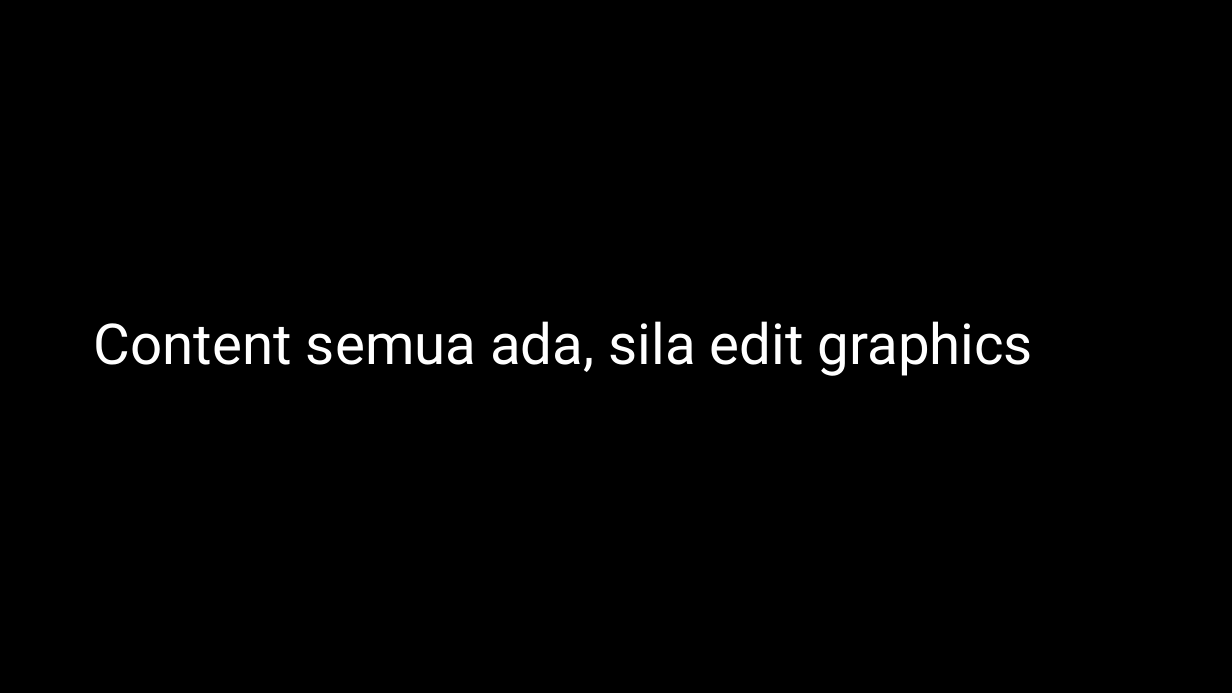
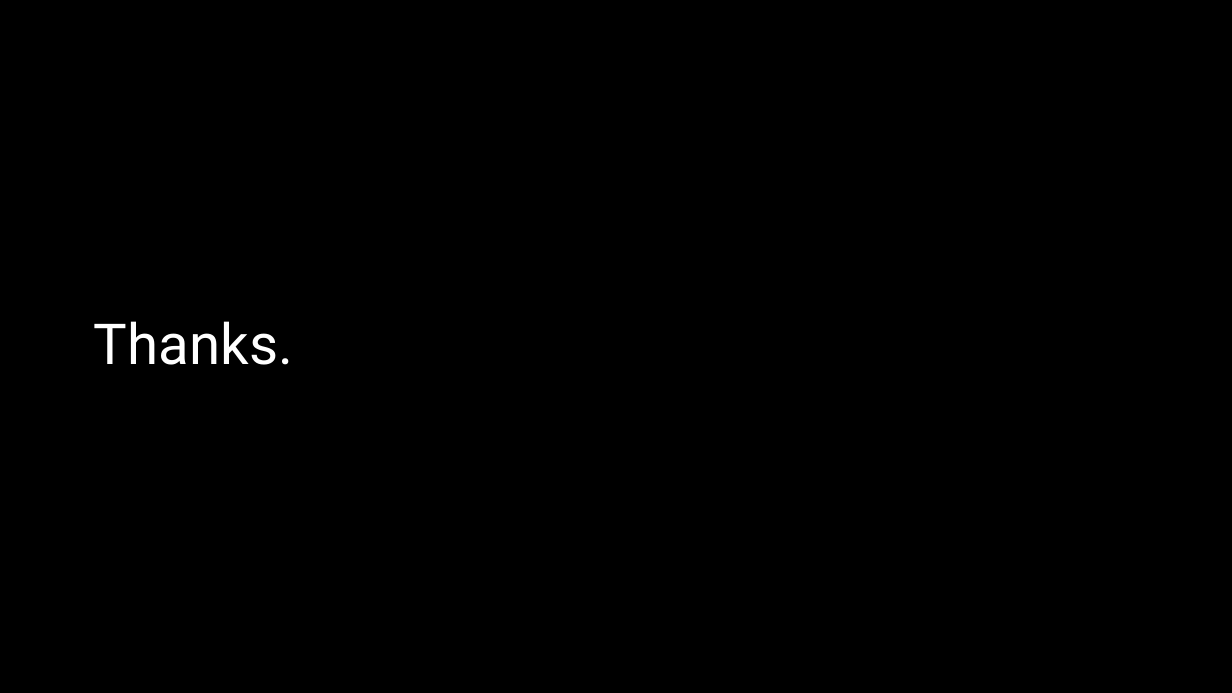
Before and after one commit to shafiqr-kmsw/matricphys, a slide deck: slide 93 of howtoreadbook/slides.pptx. Drawn at 1232x693 pixels with LibreOffice and Linux fonts; fonts in the diff are those of the drawing. Boxes give left, top, right and bottom in pixels: in the first picture for what was removed or moved away, otherwise in the second. Text is boxed around its words. In the diff, an @@ line names an element or a change of style, - is before the commit and + after.

```diff
--- a/howtoreadbook/slides.pptx
+++ b/howtoreadbook/slides.pptx
@@ title at box(94, 321, 293, 365): text changed @@
-Content semua ada, sila edit graphics
+Thanks.
```
Also in this commit, not shown: 8 other slides changed, 1 other file.
